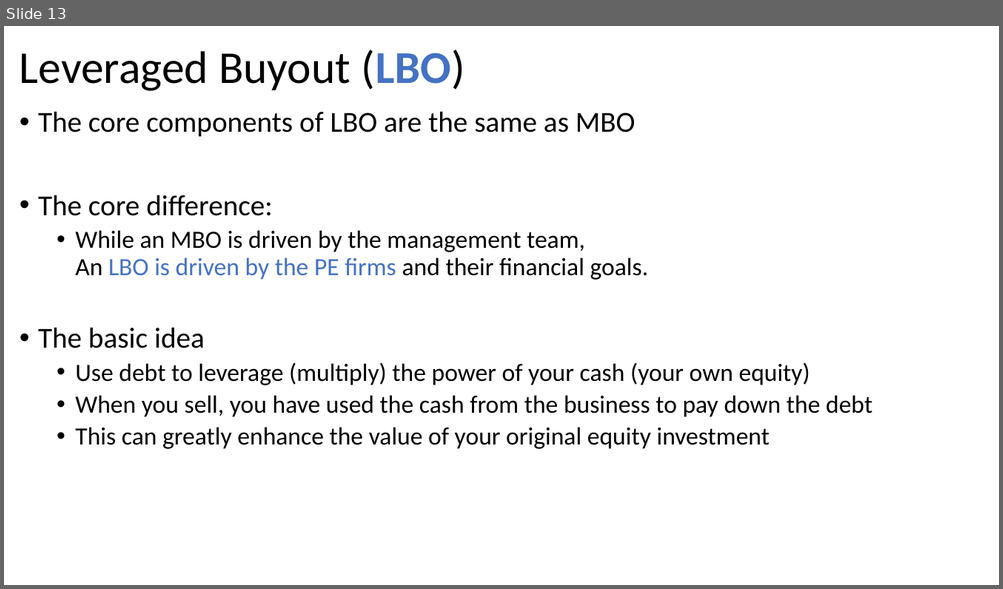
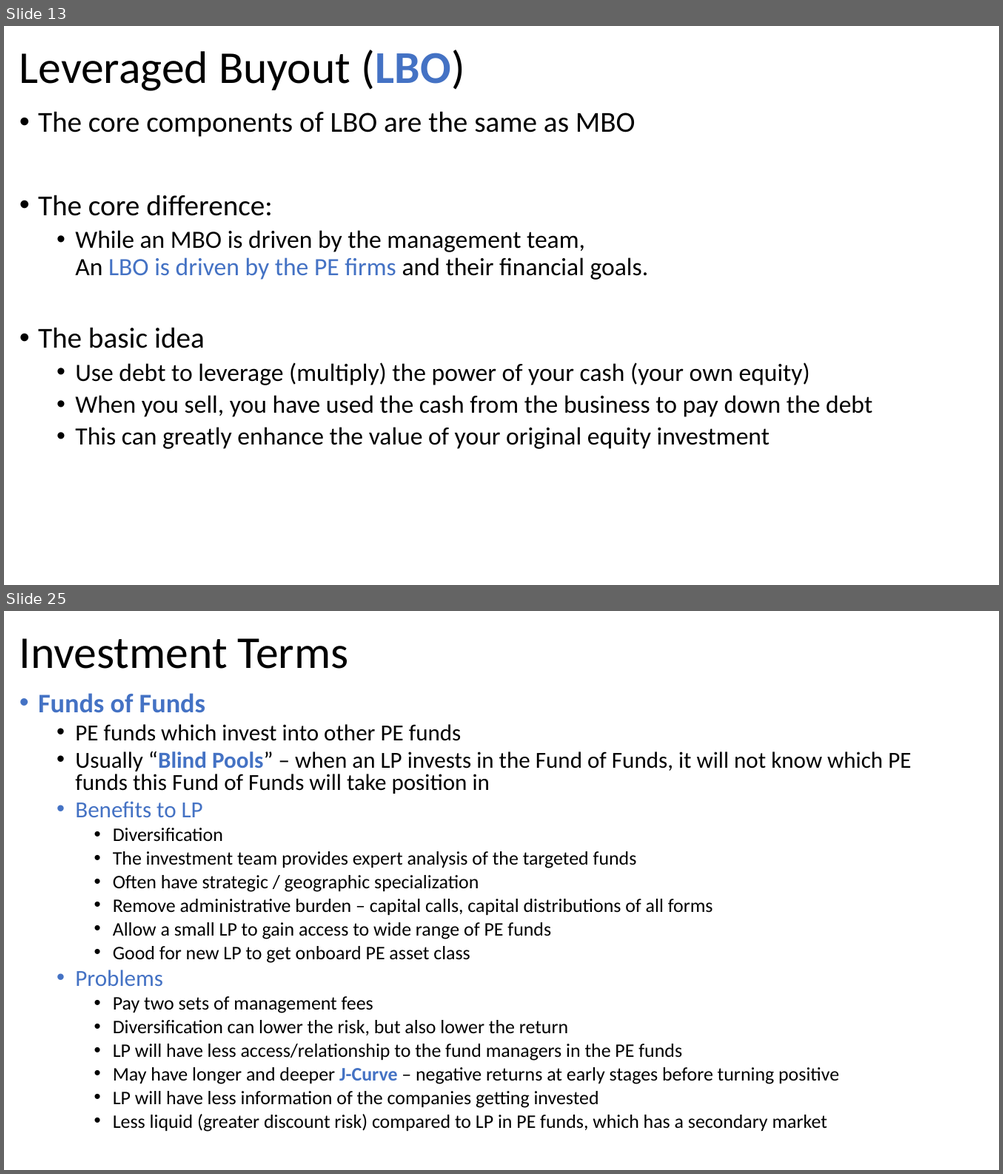
Before and after one commit to gowestyang/finance, a slide deck: (2021 John) Private Equity Finance/Presentation1.pptx. Shown one above the other, each under a label of ours: slide 13 before the commit, slides 13 and 25 after it; the slides between them are not shown. The pictures are 1003x589 and 1003x1174 pixels, drawn with LibreOffice and Linux fonts; fonts in the diff are those of the drawing. Boxes give left, top, right and bottom in pixels: in the first picture for what was removed or moved away, otherwise in the second. Text is boxed around its words. In the diff, an @@ line names an element or a change of style, - is before the commit and + after.

```diff
--- a/(2021 John) Private Equity Finance/Presentation1.pptx
+++ b/(2021 John) Private Equity Finance/Presentation1.pptx
@@ slide 25 added at (4, 611, 999, 1170), background #FFFFFF @@
@@ title added at (20, 638, 349, 669), 44 pt, text #000000 @@
+Investment Terms
@@ text added at (38, 693, 910, 1132), 18.5 pt, text #000000 @@
+• Funds of Funds
+  • PE funds which invest into other PE funds
+  • Usually “Blind Pools” – when an LP invests in the Fund of Funds, it will not know which PE funds this Fund of Funds will take position in
+  • Benefits to LP
+    • Diversification
+    • The investment team provides expert analysis of the targeted funds
+    • Often have strategic / geographic specialization
+    • Remove administrative burden – capital calls, capital distributions of all forms
+    • Allow a small LP to gain access to wide range of PE funds
+    • Good for new LP to get onboard PE asset class
+  • Problems
+    • Pay two sets of management fees
+    • Diversification can lower the risk, but also lower the return
+    • LP will have less access/relationship to the fund managers in the PE funds
+    • May have longer and deeper J-Curve – negative returns at early stages before turning positive
+    • LP will have less information of the companies getting invested
+    • Less liquid (greater discount risk) compared to LP in PE funds, which has a secondary market
```
Also in this commit, not shown: 2 slides changed, 9 other slides added.
